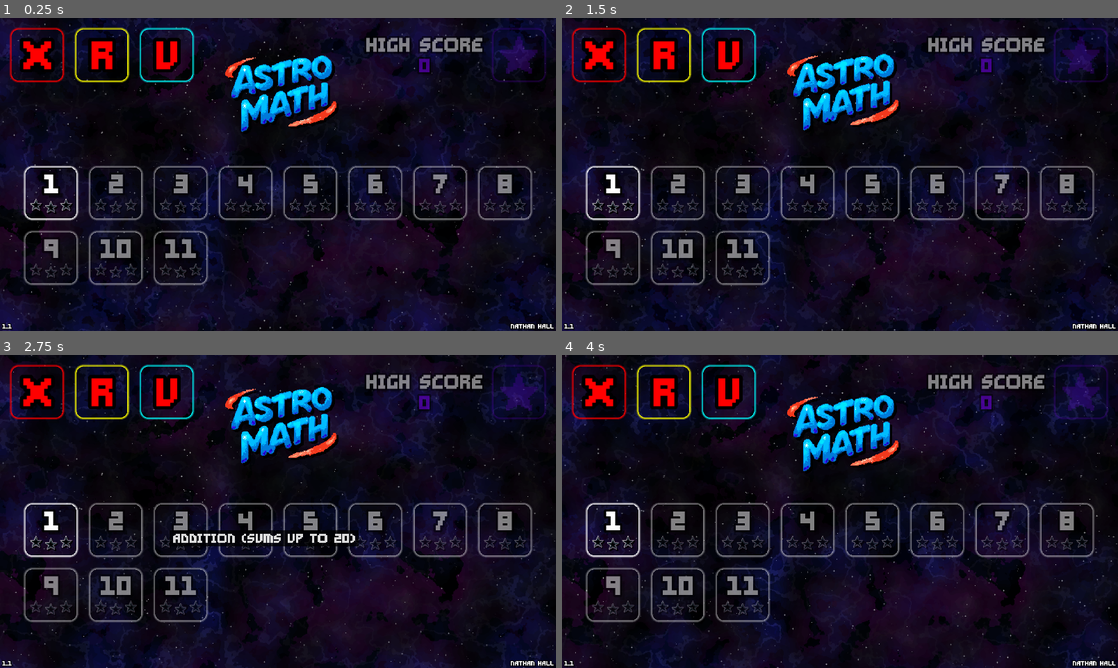
Above: before the commit, frames 1-4 (two rows, left to right).
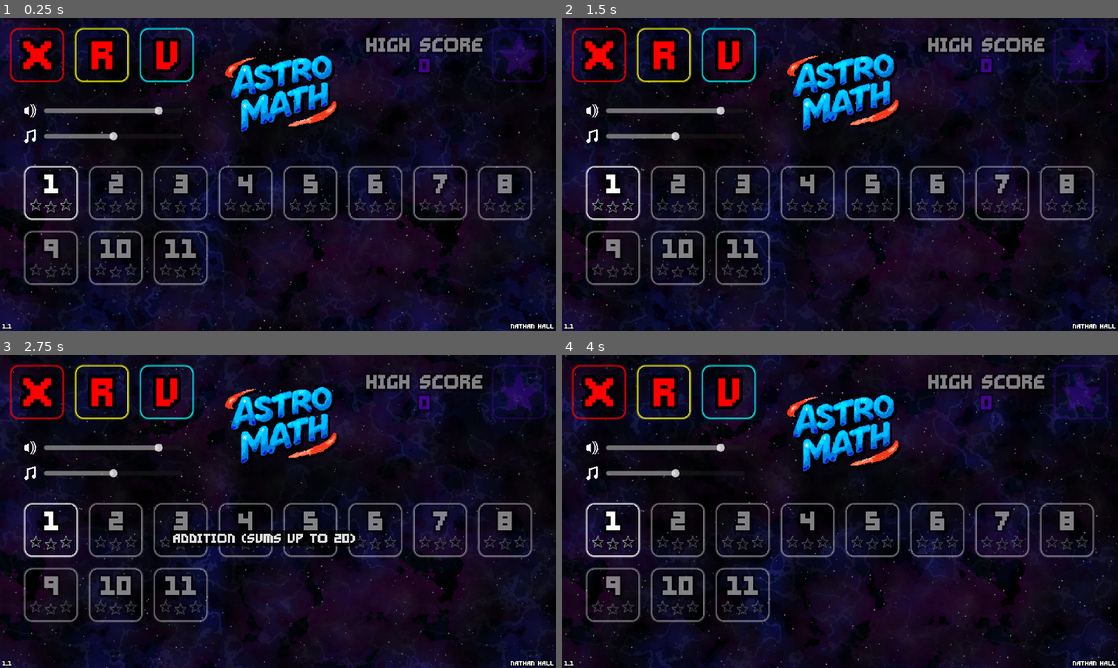
Above: after the commit, the same moments.

Repository: Blueman3612/Space-Math
Game: Godot game, scene res://scenes/main.tscn
Same seed, same stepped clock (60 frames per second), same inputs: the game is played once before the commit and once after it. Sound files missing from this copy of the repository are replaced by a short silence.
Inputs (mouse positions are in pixels of both pictures, inside the frame that each line leads up to):
- Up to frame 1 (0.25 s): no input
- Up to frame 2 (1.5 s): click "R" at 0.5 s; tap Enter (Submit) at 1.25 s; move the mouse to (962, 158) at 1.27 s; tap / (Divide) at 1.35 s
- Up to frame 3 (2.75 s): move the mouse to (166, 527) at 2.02 s; hold Backspace (Backspace) from 2.03 s (still down); tap 8 (Eight) at 2.1 s
- Up to frame 4 (4 s): move the mouse to (895, 442) at 2.77 s; release Backspace (Backspace) at 2.78 s; tap 5 (Five) at 2.85 s; move the mouse to (812, 574) at 3.52 s; tap 4 (Four) at 3.6 s

The runs differ from the first frame. In frame 1, 0.7% of the frame differs, in the area x 4-33%, y 27-40%; in frame 2, 0.7%; in frame 3, 0.7%; in frame 4, 0.7%.

Commit message:
Add audio volume controls and new audio icon assets
- Introduced a new audio volume control interface in the main scene, including sliders for sound effects and music volume.
- Added a new audio icon asset to the project for visual representation in the volume controls.
- Updated the audio manager to handle volume initialization and changes, ensuring user settings are applied correctly.
- Enhanced the main script to connect volume sliders and manage audio playback based on user preferences.

Diff:
--- a/scenes/main.tscn
+++ b/scenes/main.tscn
@@ -12,6 +12,7 @@
 [ext_resource type="Texture2D" uid="uid://bw8wg1e8arbcr" path="res://assets/sprites/Star Icon.png" id="7_o6xl0"]
 [ext_resource type="LabelSettings" uid="uid://bokvnafms2bfh" path="res://assets/label settings/GravityBold16.tres" id="8_choun"]
 [ext_resource type="LabelSettings" uid="uid://cfexrs5iigrqq" path="res://assets/label settings/GravityBold32.tres" id="9_85g3d"]
+[ext_resource type="Texture2D" uid="uid://etg2ex4n2k8r" path="res://assets/sprites/Audio Icons.png" id="9_a8y0u"]
 [ext_resource type="LabelSettings" uid="uid://nqkc5o1v0fhc" path="res://assets/label settings/GravityBold256.tres" id="13_trceg"]
 
 [sub_resource type="LabelSettings" id="LabelSettings_85g3d"]
@@ -224,6 +225,45 @@
 horizontal_alignment = 2
 vertical_alignment = 2
 
+[node name="VolumeControls" type="Control" parent="MainMenu"]
+anchors_preset = 0
+offset_left = 32.0
+offset_top = 248.0
+offset_right = 672.0
+offset_bottom = 488.0
+mouse_filter = 2
+
+[node name="SFXIcon" type="Sprite2D" parent="MainMenu/VolumeControls"]
+position = Vector2(72, 72)
+scale = Vector2(2, 2)
+texture = ExtResource("9_a8y0u")
+hframes = 2
+
+[node name="SFXSlider" type="HSlider" parent="MainMenu/VolumeControls/SFXIcon"]
+offset_left = 24.0
+offset_top = -8.0
+offset_right = 264.0
+offset_bottom = 8.0
+tooltip_text = "Sound Effects Volume"
+mouse_default_cursor_shape = 7
+theme = ExtResource("1_jyhfs")
+
+[node name="MusicIcon" type="Sprite2D" parent="MainMenu/VolumeControls"]
+position = Vector2(72, 160)
+scale = Vector2(2, 2)
+texture = ExtResource("9_a8y0u")
+hframes = 2
+frame = 1
+
+[node name="MusicSlider" type="HSlider" parent="MainMenu/VolumeControls/MusicIcon"]
+offset_left = 24.0
+offset_top = -8.0
+offset_right = 264.0
+offset_bottom = 8.0
+tooltip_text = "Music Volume"
+mouse_default_cursor_shape = 7
+theme = ExtResource("1_jyhfs")
+
 [node name="GameOver" type="Control" parent="."]
 anchors_preset = 0
 offset_top = -1144.0
--- a/scripts/audio_manager.gd
+++ b/scripts/audio_manager.gd
@@ -31,10 +31,16 @@
 	music_player.stream = background_music
 	add_child(music_player)
 
-	# Start playing the music and connect to finished signal for looping
+	# Connect to finished signal for looping
 	if background_music:
+		music_player.finished.connect(_on_music_finished)
+
+	# Note: Music will be started by main.gd after volume settings are loaded
+
+func start_music():
+	"""Start playing the background music (called after volume is initialized)"""
+	if background_music and music_player and not music_player.playing:
 		music_player.play()
-		music_player.finished.connect(_on_music_finished)
 
 # Get an available AudioStreamPlayer from the pool
 func get_available_sfx_player() -> AudioStreamPlayer:
--- a/scripts/main.gd
+++ b/scripts/main.gd
@@ -70,6 +70,12 @@
 var drill_score_expand_scale = 2.0  # Scale factor for drill score expansion
 var drill_score_expand_duration = 0.1  # Duration for drill score expansion
 var drill_score_shrink_duration = 0.9  # Duration for drill score shrink back to normal
+
+# Audio settings
+var default_sfx_volume = 0.85  # Default SFX volume (85%)
+var default_music_volume = 0.5  # Default music volume (50%)
+var sfx_slider: HSlider  # Reference to SFX volume slider
+var music_slider: HSlider  # Reference to Music volume slider
 
 # High score celebration variables
 var high_score_pop_scale = 8.0  # Scale factor for high score text pop effect
@@ -277,6 +283,10 @@
 	star3_accuracy_label = star3_node.get_node("Accuracy")
 	star3_time_label = star3_node.get_node("Time")
 
+	# Get references to volume sliders
+	sfx_slider = main_menu_node.get_node("VolumeControls/SFXIcon/SFXSlider")
+	music_slider = main_menu_node.get_node("VolumeControls/MusicIcon/MusicSlider")
+
 	# Store the original position of the title for animation
 	if title_sprite:
 		title_base_position = title_sprite.position
@@ -291,6 +301,12 @@
 
 	# Initialize save system
 	initialize_save_system()
+
+	# Connect and initialize volume sliders (must be done before starting music)
+	connect_volume_sliders()
+
+	# Start music now that volumes are set
+	AudioManager.start_music()
 
 	# Create dynamic level buttons
 	create_level_buttons()
@@ -1551,12 +1567,16 @@
 	if reset_data_button:
 		reset_data_button.pressed.connect(_on_reset_data_button_pressed)
 		connect_button_sounds(reset_data_button)
+		# Hide in non-development builds
+		reset_data_button.visible = OS.is_debug_build()
 
 	# Connect unlock all button
 	var unlock_all_button = main_menu_node.get_node("UnlockAllButton")
 	if unlock_all_button:
 		unlock_all_button.pressed.connect(_on_unlock_all_button_pressed)
 		connect_button_sounds(unlock_all_button)
+		# Hide in non-development builds
+		unlock_all_button.visible = OS.is_debug_build()
 
 	# Connect drill mode button
 	var drill_mode_button = main_menu_node.get_node("DrillModeButton")
@@ -2197,12 +2217,96 @@
 	update_drill_mode_high_score_display()
 	# Note: update_menu_stars() and update_level_availability() are now called after create_level_buttons()
 
+func connect_volume_sliders():
+	"""Connect volume sliders and initialize their values from save data"""
+	if sfx_slider:
+		# Set slider range (0.0 to 1.0)
+		sfx_slider.min_value = 0.0
+		sfx_slider.max_value = 1.0
+		sfx_slider.step = 0.01
+
+		# Load saved volume or use default
+		var sfx_volume = save_data.get("sfx_volume", default_sfx_volume)
+		sfx_slider.value = sfx_volume
+
+		# Apply the volume immediately
+		set_sfx_volume(sfx_volume)
+
+		# Connect signal
+		sfx_slider.value_changed.connect(_on_sfx_volume_changed)
+
+	if music_slider:
+		# Set slider range (0.0 to 1.0)
+		music_slider.min_value = 0.0
+		music_slider.max_value = 1.0
+		music_slider.step = 0.01
+
+		# Load saved volume or use default
+		var music_volume = save_data.get("music_volume", default_music_volume)
+		music_slider.value = music_volume
+
+		# Apply the volume immediately
+		set_music_volume(music_volume)
+
+		# Connect signal
+		music_slider.value_changed.connect(_on_music_volume_changed)
+
+func _on_sfx_volume_changed(value: float):
+	"""Handle SFX volume slider change"""
+	set_sfx_volume(value)
+	save_data.sfx_volume = value
+	save_save_data()
+
+func _on_music_volume_changed(value: float):
+	"""Handle Music volume slider change"""
+	set_music_volume(value)
+	save_data.music_volume = value
+	save_save_data()
+
+func volume_to_db(volume: float) -> float:
+	"""Convert volume (0.0-1.0) to decibels (-48 to 0) using moderately exponential scale"""
+	if volume <= 0.0:
+		return -80.0  # Effectively muted
+	# Use a square root curve: -48 * (1 - sqrt(volume))
+	# This creates a balanced exponential curve
+	# At 25%: -24dB, At 50%: -14dB, At 75%: -7dB, At 100%: 0dB
+	var db = -48.0 * (1.0 - sqrt(volume))
+	return db
+
+func set_sfx_volume(volume: float):
+	"""Set SFX bus volume"""
+	var bus_idx = AudioServer.get_bus_index("SFX")
+	if bus_idx >= 0:
+		if volume <= 0.0:
+			# Mute the bus when slider is at minimum
+			AudioServer.set_bus_mute(bus_idx, true)
+		else:
+			# Unmute and set volume
+			AudioServer.set_bus_mute(bus_idx, false)
+			var db = volume_to_db(volume)
+			AudioServer.set_bus_volume_db(bus_idx, db)
+
+func set_music_volume(volume: float):
+	"""Set Music bus volume"""
+	var bus_idx = AudioServer.get_bus_index("Music")
+	if bus_idx >= 0:
+		if volume <= 0.0:
+			# Mute the bus when slider is at minimum
+			AudioServer.set_bus_mute(bus_idx, true)
+		else:
+			# Unmute and set volume
+			AudioServer.set_bus_mute(bus_idx, false)
+			var db = volume_to_db(volume)
+			AudioServer.set_bus_volume_db(bus_idx, db)
+
 func get_default_save_data():
 	"""Return the default save data structure"""
 	var default_data = {
 		"version": ProjectSettings.get_setting("application/config/version"),
 		"levels": {},
-		"questions": {}
+		"questions": {},
+		"sfx_volume": default_sfx_volume,
+		"music_volume": default_music_volume
 	}
 
 	# Initialize level data for all levels
@@ -2272,6 +2376,10 @@
 			save_data.levels = {}
 		if not save_data.has("questions"):
 			save_data.questions = {}
+		if not save_data.has("sfx_volume"):
+			save_data.sfx_volume = default_sfx_volume
+		if not save_data.has("music_volume"):
+			save_data.music_volume = default_music_volume
 
 		# Ensure all levels have data
 		for level in range(1, track_progression.size() + 1):
Binary file added: assets/sprites/Audio Icons.png
Not shown, added: assets/sprites/Audio Icons.png.import
Not shown: 1 places in scenes/main.tscn that only renumber resources
